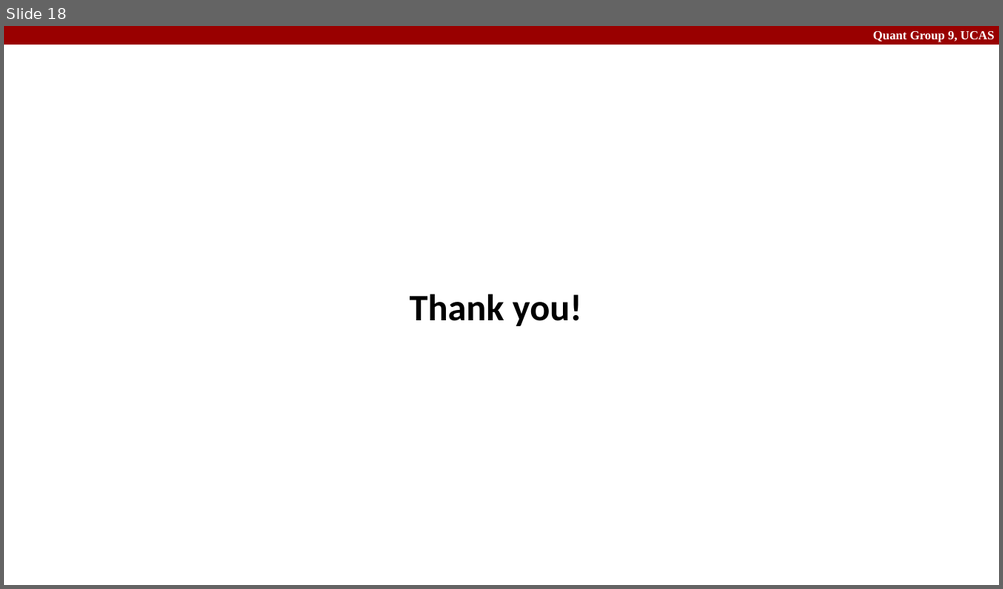
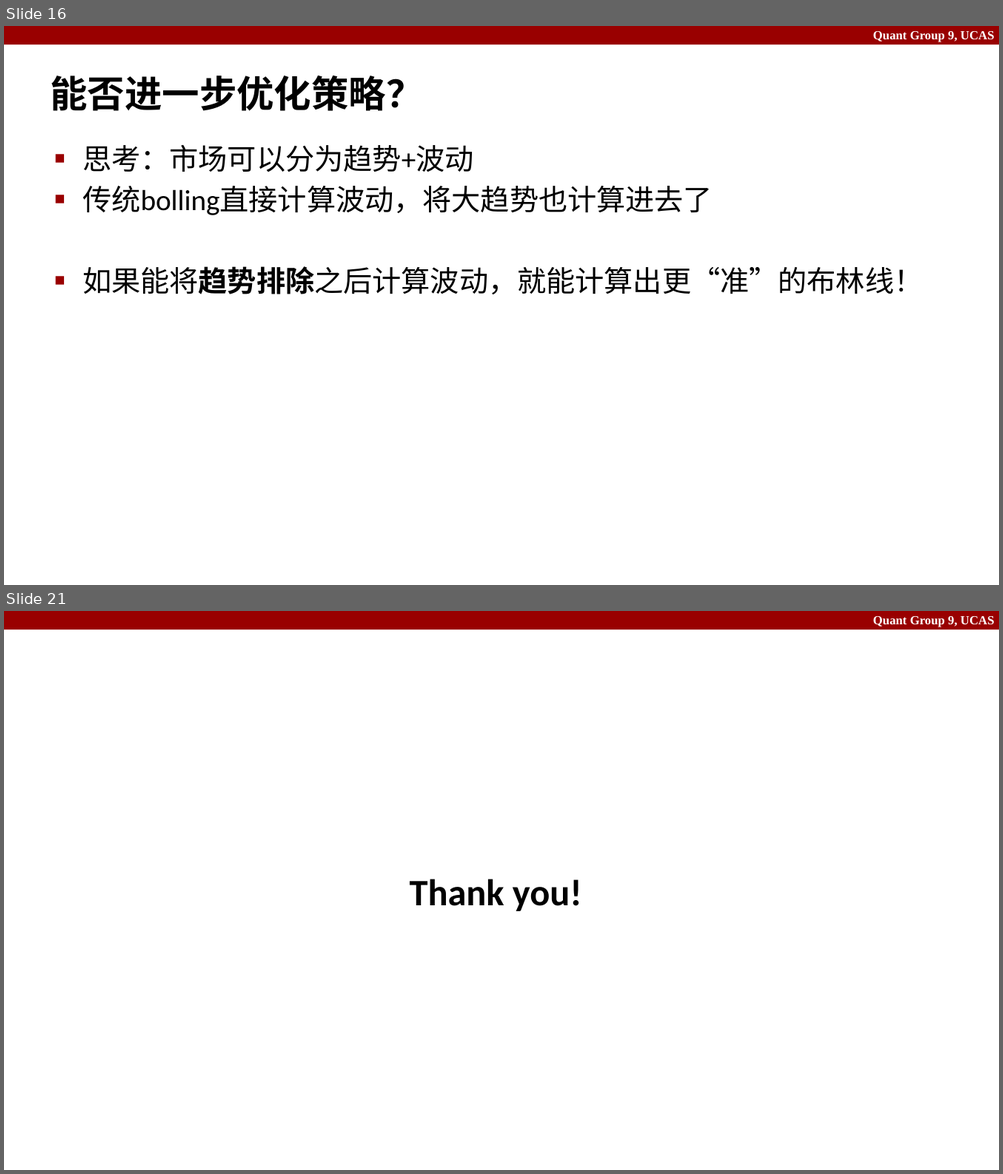
Before and after one commit to IcyChlorine/Quant9, a slide deck: slides.pptx. Shown one above the other, each under a label of ours: slide 18 before the commit, slides 16 and 21 after it; the slides between them are not shown. The pictures are 1003x589 and 1003x1174 pixels, drawn with LibreOffice and Linux fonts; fonts in the diff are those of the drawing. Boxes give left, top, right and bottom in pixels: in the first picture for what was removed or moved away, otherwise in the second. Text is boxed around its words. In the diff, an @@ line names an element or a change of style, - is before the commit and + after.

```diff
--- a/slides.pptx
+++ b/slides.pptx
@@ slide 16 added at box(4, 26, 999, 585), background #FFFFFF; not listed: 2 template elements that a slide beside it also shows @@
@@ title added at box(51, 76, 424, 111), 36 pt, text #000000, bold @@
+能否进一步优化策略？
@@ text added at box(82, 145, 922, 295), 28 pt, text #000000 @@
+■ 思考：市场可以分为趋势+波动
+■ 传统bolling直接计算波动，将大趋势也计算进去了
+■ 如果能将趋势排除之后计算波动，就能计算出更“准”的布林线！
@@ what was slide 18 is now slide 21 @@
```
Also in this commit, not shown: 4 slides changed, 3 other slides added, 1 slide removed, 2 other files.
